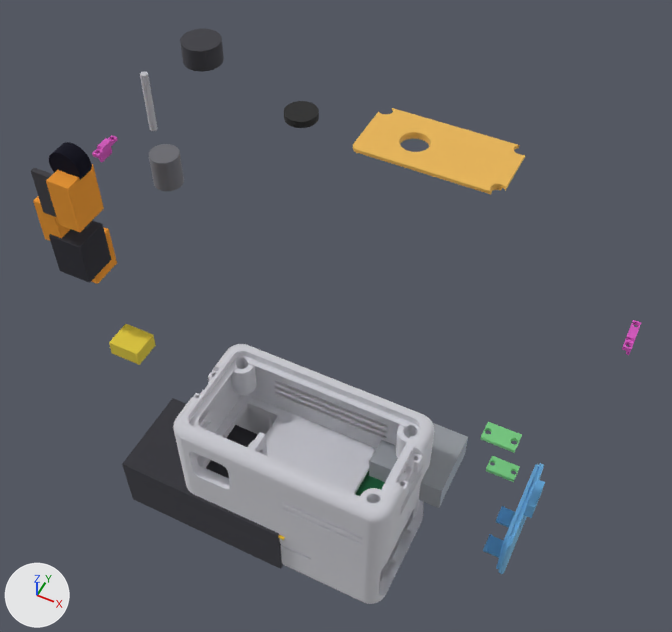
Two versions of the glTF model docs/models/flyin850.glb, one commit apart.
Before and after are seen from a 50 mm camera at (0.109, -0.16, 0.254) aimed at (0.008, 0.042, 0.002). The axes (+X, +Y, +Z) are drawn at lower left. The lights are the same throughout. The older version comes first. Where no turn or scale is listed for an object, it has been applied to the vertices. Vertices at exactly the same position are counted once.

Objects in the first picture: '=>[0:1:1:10]', '=>[0:1:1:11]', '=>[0:1:1:11].001', '=>[0:1:1:12]', '=>[0:1:1:13]', '=>[0:1:1:14]', '=>[0:1:1:15]', '=>[0:1:1:16]', '=>[0:1:1:17]', '=>[0:1:1:18]', '=>[0:1:1:3]', '=>[0:1:1:4]', '=>[0:1:1:4].001', '=>[0:1:1:5]', '=>[0:1:1:6].001', '=>[0:1:1:7]', '=>[0:1:1:7].001', '=>[0:1:1:8].001', '=>[0:1:1:9]', '=>[0:1:1:9].001' and 1 more.
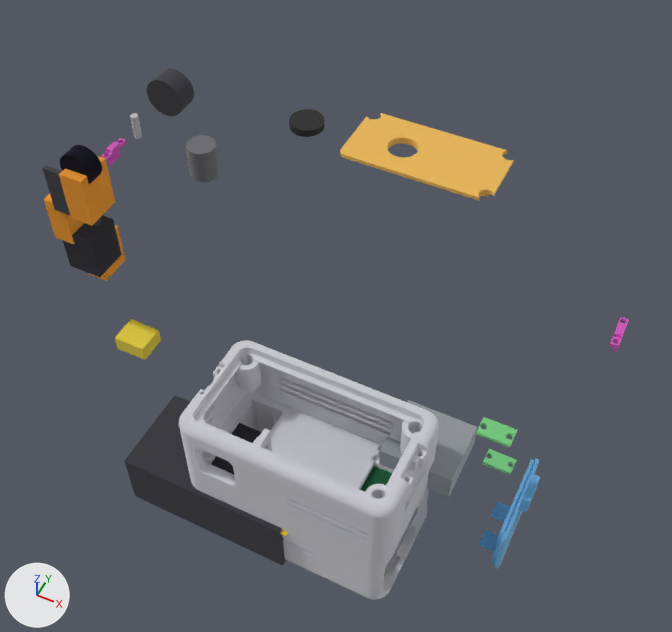
Where the newer file only moved an object's origin or applied its transform, the numbers keep the older frame.

Edits to the bpy script that builds the scene:
```text
Change me_omni:
    used by ob_0_1_1_18; location = (-0.0812, 0.103, 0.0477)
    remove me_omni.from_pydata(...)  # 252 vertices, 500 faces; spans x -0.008..0.008, y -0.008..0.008, z 0.0..0.009
    add me_omni.from_pydata(...)  # 252 vertices, 500 faces; spans x -0.0151..0.0009, y -0.0191..-0.0101, z -0.0163..-0.0003
    me_omni part 1: 252 vertices removed from x -0.008..0.008, y -0.008..0.008, z 0.0..0.009; 252 vertices added at x -0.0151..0.0009, y -0.0191..-0.0101, z -0.0163..-0.0003, forming a 126-sided cylinder along y
Change ob_0_1_1_10:
    ob_0_1_1_10.location: (-0.1068, 0.064, 0.0257) -> (-0.1025, 0.0639, 0.0259)
Change ob_0_1_1_11:
    ob_0_1_1_11.location: (0.1077, 0.0598, 0.0256) -> (0.1037, 0.0593, 0.0257)
Change ob_0_1_1_3:
    ob_0_1_1_3.location: (0.0285, -0.021, 0.0006) -> (0.0291, -0.019, 0.0006)
Change ob_0_1_1_4:
    ob_0_1_1_4.location: (0.0593, 0.0035, -0.0019) -> (0.0574, 0.0047, -0.0018)
Change ob_0_1_1_5:
    ob_0_1_1_5.location: (0.0144, 0.1187, -0.001) -> (0.0116, 0.1133, -0.0008)
Change ob_0_1_1_7:
    ob_0_1_1_7.location: (0.058, 0.0133, -0.0302) -> (0.0561, 0.0149, -0.0292)
Change ob_0_1_1_9:
    ob_0_1_1_9.location: (0.0595, 0.0125, 0.0261) -> (0.0576, 0.0141, 0.0253)
Change ob_0_1_1_11__001:
    ob_0_1_1_11__001.location: (-0.0427, 0.1115, 0.0273) -> (-0.038, 0.1074, 0.0274)
Change ob_0_1_1_12:
    ob_0_1_1_12.location: (-0.0799, 0.0682, 0.0126) -> (-0.07, 0.0792, 0.0127)
Change ob_0_1_1_13:
    ob_0_1_1_13.location: (-0.102, 0.0186, 0.0138) -> (-0.0994, 0.0212, 0.0134)
Change ob_0_1_1_14:
    ob_0_1_1_14.location: (-0.1001, 0.0281, -0.0145) -> (-0.0976, 0.0306, -0.0138)
Change ob_0_1_1_15:
    ob_0_1_1_15.location: (-0.0758, 0.0037, 0.044) -> (-0.0748, 0.0087, 0.0432)
Change ob_0_1_1_16:
    ob_0_1_1_16.location: (-0.0778, 0.0127, -0.0338) -> (-0.0768, 0.0153, -0.0331)
Change ob_0_1_1_17:
    ob_0_1_1_17.location: (-0.0968, 0.0848, 0.0216) -> (-0.0969, 0.0747, 0.0246)
Change ob_0_1_1_4__001:
    ob_0_1_1_4__001.location: (0.0468, -0.0131, -0.0004) -> (0.0481, -0.0081, -0.0006)
Change ob_0_1_1_6__001:
    ob_0_1_1_6__001.location: (-0.0967, 0.0171, 0.0303) -> (-0.0947, 0.0206, 0.0295)
Change ob_0_1_1_7__001:
    ob_0_1_1_7__001.location: (-0.0985, 0.0177, -0.0009) -> (-0.0965, 0.0216, -0.0007)
Change ob_0_1_1_8__001:
    ob_0_1_1_8__001.location: (-0.0726, 0.0157, 0.0644) -> (-0.0707, 0.018, 0.0625)
Change ob_0_1_1_9__001:
    ob_0_1_1_9__001.location: (-0.0286, -0.0416, -0.027) -> (-0.0286, -0.0403, -0.0269)
```

Where the change shows, as pixel boxes [x1, y1, x2, y2] in the pictures (672 x 632 px):
'=>[0:1:1:3]', moved
    before: [173, 344, 434, 604]
    after: [179, 340, 439, 600]
'=>[0:1:1:9].001', moved
    before: [122, 398, 283, 569]
    after: [124, 395, 286, 565]
'=>[0:1:1:5]', moved
    before: [353, 108, 525, 194]
    after: [340, 113, 514, 200]
'=>[0:1:1:4].001', moved
    before: [369, 423, 468, 508]
    after: [379, 400, 477, 497]
'=>[0:1:1:18]', reshaped (7% wider, 11% taller)
    before: [180, 29, 224, 72]
    after: [147, 68, 194, 116]
'=>[0:1:1:15]', moved
    before: [46, 164, 104, 232]
    after: [59, 156, 115, 226]
'=>[0:1:1:7].001', moved
    before: [49, 220, 111, 283]
    after: [63, 215, 122, 277]
'=>[0:1:1:4]', moved
    before: [483, 463, 545, 574]
    after: [479, 458, 540, 568]
'=>[0:1:1:12]', moved
    before: [149, 144, 184, 191]
    after: [186, 135, 220, 182]
'=>[0:1:1:16]', moved
    before: [109, 324, 156, 365]
    after: [115, 319, 161, 360]
'=>[0:1:1:8].001', moved
    before: [49, 142, 92, 180]
    after: [60, 145, 102, 184]
'=>[0:1:1:6].001', moved
    before: [31, 168, 90, 229]
    after: [42, 165, 101, 226]
'=>[0:1:1:13]', moved
    before: [33, 196, 70, 241]
    after: [44, 194, 84, 244]
'=>[0:1:1:11].001', moved
    before: [284, 101, 319, 128]
    after: [289, 109, 325, 137]
'=>[0:1:1:9]', moved
    before: [480, 422, 522, 453]
    after: [476, 417, 517, 448]
'=>[0:1:1:7]', moved
    before: [486, 456, 520, 482]
    after: [482, 449, 517, 475]
'=>[0:1:1:17]', moved
    before: [140, 71, 157, 131]
    after: [130, 113, 142, 139]
'=>[0:1:1:14]', moved
    before: [91, 227, 117, 284]
    after: [89, 225, 126, 281]
'=>[0:1:1:11]', moved
    before: [622, 320, 641, 355]
    after: [609, 317, 629, 352]
'=>[0:1:1:10]', moved
    before: [92, 135, 118, 162]
    after: [101, 138, 126, 165]
